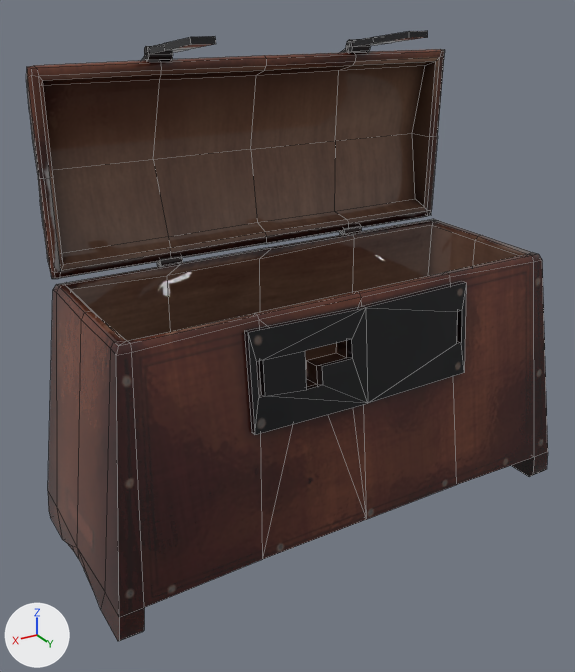
The Blender file Assets/Models/HedebyChest/chest.blend, before and after one commit.
The view is the same before and after, from a 50 mm camera at (0.431, 0.671, 0.389) aimed at (0.034, 0.01, 0.058). The axes (+X, +Y, +Z) are drawn at lower left. The lights are the same throughout. Mesh edges are drawn as thin lines.

Before the edit, the objects in view are built like this:
```python
ob_chest_base = bpy.data.objects.new('Chest_Base', me_cube_001)
ob_chest_base.location = (0.0, 0.0, 0.0)
ob_chest_lid = bpy.data.objects.new('Chest_Lid', me_cube_003)
ob_chest_lid.parent = ob_chest_base
ob_chest_lid.location = (0.0000792, -0.0925, 0.125)
ob_chest_lid.rotation_euler = (-0.124, -1.558, 1.697)  # degrees (-7.1, -89, 97)
ob_chest_metal = bpy.data.objects.new('Chest_Metal', me_cube_009)
ob_chest_metal.parent = ob_chest_lid
ob_chest_metal.location = (-0.0000157, -0.137, 0.229)
ob_chest_strapl = bpy.data.objects.new('Chest_StrapL', me_cube_012)
ob_chest_strapl.parent = ob_chest_metal
ob_chest_strapl.location = (0.118, -0.0887, 0.34)
ob_chest_strapl.rotation_euler = (-0.124, -1.558, 1.697)  # degrees (-7.1, -89, 97)
ob_chest_strapl.scale = (0.577, 0.526, 0.507)
ob_chest_strapr = bpy.data.objects.new('Chest_StrapR', me_cube_011)
ob_chest_strapr.parent = ob_chest_metal
ob_chest_strapr.location = (-0.118, -0.0891, 0.339)
```
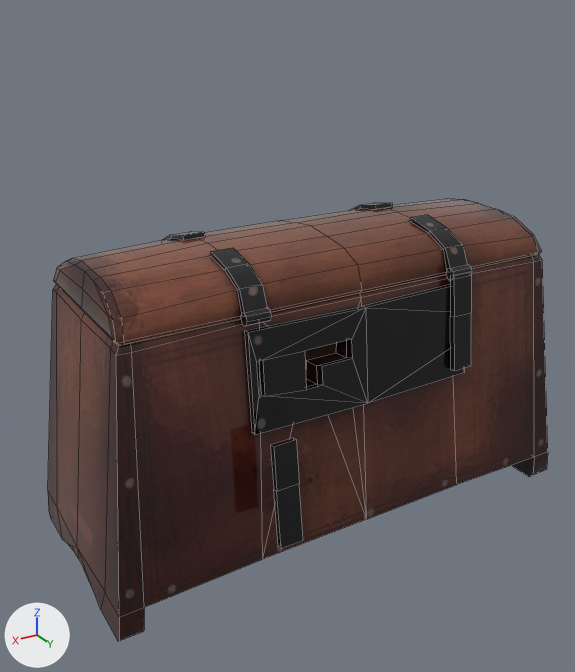
Where the newer file only moved an object's origin or applied its transform, the numbers keep the older frame.

Changed parts and their boxes [x1, y1, x2, y2] in the pictures (575 x 672 px):
'Chest_Lid', reshaped, turned: before [26, 49, 445, 279]; after [53, 198, 542, 345]
'Chest_Metal', reshaped, turned, moved: before [141, 39, 370, 266]; after [163, 203, 472, 326]
'Chest_StrapL', reshaped (52% narrower, 489% taller): before [148, 36, 216, 54]; after [271, 438, 303, 549]
'Chest_StrapR', reshaped, turned, moved: before [351, 31, 428, 46]; after [450, 274, 471, 371]

Patch to the scene script:
```diff
--- a/Assets/Models/HedebyChest/chest.blend.py
+++ b/Assets/Models/HedebyChest/chest.blend.py
@@ me_cube_003 @@
 me_cube_003.from_pydata(...)  # 134 vertices, 132 faces; spans x 0.001..0.205, y -0.245..0.245, z 0.0..0.046
 # used by ob_chest_lid; parent = ob_chest_base; location = (0.0000792, -0.0925, 0.125); rotation_euler = (-0.124, -1.558, 1.697), in degrees (-7.1, -89, 97)
+# me_cube_003 part 1: the whole mesh is multiplied about the mesh origin by the matrix ((0.0, -1.0, 0.0), (0.896, 0.0, 0.0), (0.0, 0.0, 1.0))
 me_cube_003.materials.append(mat_material)
@@ me_cube_009 @@
 me_cube_009.from_pydata(...)  # 128 vertices, 84 faces; spans x -0.131..0.131, y -0.002..0.051, z -0.111..0.114
 # used by ob_chest_metal; parent = ob_chest_lid; location = (-0.0000157, -0.137, 0.229)
+# me_cube_009 part 2: the whole mesh is multiplied about its middle by the matrix ((1.0, 0.002, 0.001), (-0.002, 0.013, 0.896), (0.001, -1.0, 0.012)), then moved by (0.0, 0.07, 0.019)
 me_cube_009.materials.append(mat_material)
@@ me_cube_011 @@
 # used by ob_chest_strapr; parent = ob_chest_metal; location = (-0.118, -0.0891, 0.339)
-me_cube_011.from_pydata(...)  # 12 vertices, 10 faces; spans x -0.012..0.0117, y -0.0041..0.0985, z -0.0042..0.0153
+me_cube_011.from_pydata(...)  # 12 vertices, 10 faces; spans x -0.0118..0.0117, y -0.0038..0.0149, z -0.0984..0.0041
+# me_cube_011 part 3: 12 of 12 vertices moved; they spanned x -0.012..0.0117, y -0.0041..0.0985, z -0.0042..0.0153 and now span x -0.0118..0.0117, y -0.0038..0.0149, z -0.0984..0.0041; mean shift (0.0001, -0.0397, -0.0499); largest move (0.0115, 0.0975, 0.0153) -> (0.0117, 0.0149, -0.0973)
 me_cube_011.materials.append(mat_material)
@@ me_cube_012 @@
 # used by ob_chest_strapl; parent = ob_chest_metal; location = (0.118, -0.0887, 0.34); rotation_euler = (-0.124, -1.558, 1.697), in degrees (-7.1, -89, 97); scale = (0.577, 0.526, 0.507)
-me_cube_012.from_pydata(...)  # 12 vertices, 10 faces; spans x -0.007..0.029, y -0.022..0.022, z -0.194..0.008
+me_cube_012.from_pydata(...)  # 12 vertices, 10 faces; spans x -0.54..-0.363, y -0.023..0.022, z -0.409..-0.37
+# me_cube_012 part 4: 12 of 12 vertices moved; they spanned x -0.007..0.029, y -0.022..0.022, z -0.194..0.008 and now span x -0.54..-0.363, y -0.023..0.022, z -0.409..-0.37; mean shift (-0.458, -0.001, -0.301); largest move (0.029, 0.022, -0.192) -> (-0.539, 0.022, -0.409)
 me_cube_012.materials.append(mat_material)
@@ ob_chest_lid @@
 ob_chest_lid.location = (0.0000792, -0.0925, 0.125)
-ob_chest_lid.rotation_euler = (-0.124, -1.558, 1.697)  # degrees (-7.1, -89, 97)
@@ ob_chest_metal @@
 ob_chest_metal.parent = ob_chest_lid
-ob_chest_metal.matrix_parent_inverse = Matrix(((-0.00166, 0.0131, 1.0, -0.124), (-1.0, -0.0017, -0.00164, 0.000127), (0.00167, -1.0, 0.0131, -0.0942), (0.0, 0.0, 0.0, 1.0)))
-ob_chest_metal.location = (-0.0000157, -0.137, 0.229)
+ob_chest_metal.matrix_parent_inverse = Matrix(((1.0, 0.0, 0.0, -0.0000792), (0.0, 1.0, 0.0, 0.0925), (0.0, 0.0, 1.0, -0.125), (0.0, 0.0, 0.0, 1.0)))
+ob_chest_metal.location = (0.0000792, -0.0925, 0.125)
@@ ob_chest_strapr @@
 ob_chest_strapr.parent = ob_chest_metal
-ob_chest_strapr.matrix_parent_inverse = Matrix(((1.0, 0.0, 0.0, 0.0000157), (0.0, 1.0, 0.0, 0.137), (0.0, 0.0, 1.0, -0.229), (0.0, 0.0, 0.0, 1.0)))
-ob_chest_strapr.location = (-0.118, -0.0891, 0.339)
+ob_chest_strapr.matrix_parent_inverse = Matrix(((1.0, 0.0, 0.0, -0.0000792), (0.0, 1.0, 0.0, 0.0925), (0.0, 0.0, 1.0, -0.125), (0.0, 0.0, 0.0, 1.0)))
+ob_chest_strapr.location = (-0.118, 0.1, 0.124)
```
